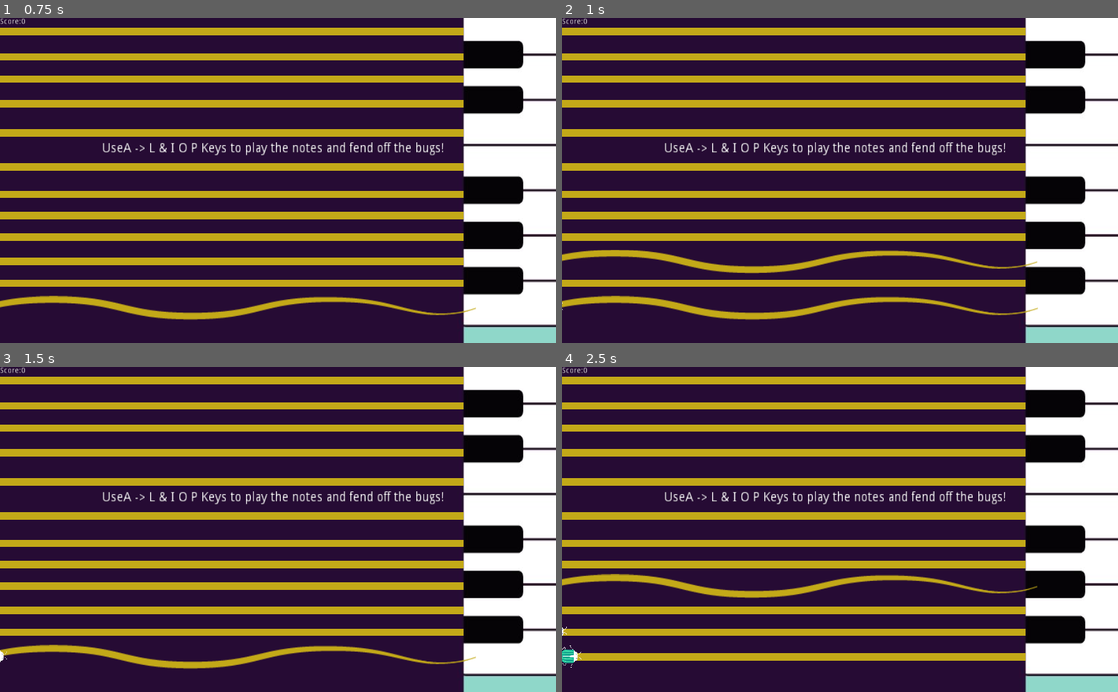
Above: before the commit, frames 1-4 (two rows, left to right).
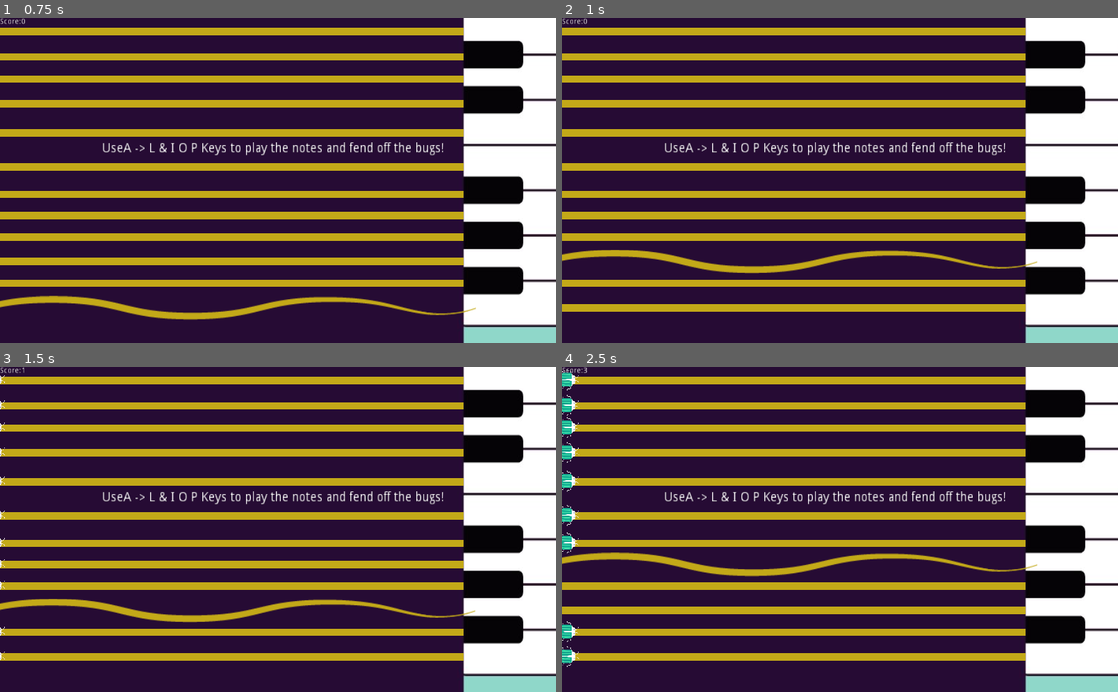
Above: after the commit, the same moments.

Repository: CodingMax/MelodyDefense
Game: Godot game, scene res://World.tscn
Same seed, same stepped clock (60 frames per second), same inputs: the game is played once before the commit and once after it. Sound files missing from this copy of the repository are replaced by a short silence.
Inputs (mouse positions are in pixels of both pictures, inside the frame that each line leads up to):
- Up to frame 1 (0.75 s): tap Enter at 0.5 s; move the mouse to (400, 164) at 0.52 s; tap A (a) at 0.6 s; click (400, 164) at 0.67 s
- Up to frame 2 (1 s): tap D (d) at 0.8 s
- Up to frame 3 (1.5 s): move the mouse to (166, 545) at 1.27 s; tap D (d) at 1.35 s; click (166, 545) at 1.42 s
- Up to frame 4 (2.5 s): tap F (f) at 1.55, 2.1 s; move the mouse to (895, 458) at 2.02 s; click (895, 458) at 2.17 s; tap G (g) at 2.3 s

Frame 1 is identical in both runs. In frame 2, 2.9% of the frame differs, in the area x 0-86%, y 85-93%; in frame 3, 5.9%; in frame 4, 6.7%, in the area x 0-86%, y 0-93%.

Commit message:
fix: bugs (Strings not returning to idle porperly

Diff:
--- a/World.gd
+++ b/World.gd
@@ -5,24 +5,24 @@
 # var a = 2
 # var b = "text"
 #var timer = 0
-var EnemySpawn= preload("res://EnemySpawn.tscn")
-var Tower= preload("res://Tower.tscn")
-var level = 12
-var saiten
-var count
+#var EnemySpawn= preload("res://EnemySpawn.tscn")
+#var Tower= preload("res://Tower.tscn")
+#var level = 12
+#var saiten
+#var count
 var enemys
 # Called when the node enters the scene tree for the first time.
-func loadTowers():
-	saiten = get_tree().get_nodes_in_group("Saiten")
-	count = 0
-	for i in saiten:
-		count += 1
-		var newEnemySpawn = EnemySpawn.instance()
-		add_child(newEnemySpawn)
-		newEnemySpawn.id = count
-		newEnemySpawn.global_position = Vector2(-25, i.global_position.y)
-		newEnemySpawn.add_to_group("enemySpawns")
-#	for number in level:
+#func loadTowers():
+#	saiten = get_tree().get_nodes_in_group("Saiten")
+#	count = 0
+#	for i in saiten:
+#		count += 1
+#		var newEnemySpawn = EnemySpawn.instance()
+#		add_child(newEnemySpawn)
+#		newEnemySpawn.id = count
+#		newEnemySpawn.global_position = Vector2(-25, i.global_position.y)
+#		newEnemySpawn.add_to_group("enemySpawns")
+##	for number in level:
 #		var newTower = Tower.instance()
 #		add_child(newTower)
 #		newTower.number = count
--- a/saiten.gd
+++ b/saiten.gd
@@ -10,10 +10,10 @@
 var score
 
 var timer = 0.0
-
+var timer2 = 0.0
 var enemyNumber
 var spawnTime
-var spawnTimes
+var 	spawnTimes = [1, 4, 6, 10, 15, 12]
 var spawnEnd
 
 var sound
@@ -25,33 +25,35 @@
 	id = int(self.name.replace("Saite", ""))
 	print(id)
 	loadSound()
+	spawnEnd = spawnTimes.size()
 	initialize(id)
 
 func initialize(num):
 	key = number_to_key(num)
 	timer = 0
 	enemyNumber = 0
-	spawnTimes = [1, 4, 6, 10, 15, 12]
-	spawnEnd = spawnTimes.size()
 
 func _process(delta):
-	if self.playing:
-		timer += delta
-		if timer > 2:
-			print("Stop")
-			self.frame = 0
-			self.stop()
-			self.play("idle")
-			timer = 0
+	if self.animation == "swinging":
+		if self.is_playing():
+			timer2 += delta
+			if timer2 > 0.3:
+				print("Stop")
+				#self.frame = 0
+				#self.stop()
+				self.play("idle")
+				self.stop()
+				timer2 = 0
 	if Input.is_action_just_pressed(key):
 		shoot()
 	enemyClock(delta)
 
 func shoot():
-	self.stop()
-	self.play("swinging")
+	if self.is_playing():
+		self.stop()
+	else: self.play("swinging")
 	player.play()
-	if get_child_count() != 0:
+	if get_child_count() >= 0:
 		#print(get_child_count())
 		for child in get_children():
 			if child.is_in_group("enemys") :
@@ -63,7 +65,7 @@
 	timer += delta
 	if enemyNumber == spawnEnd:
 		enemyNumber = 0
-	spawnTime = spawnTimes[enemyNumber]*id
+	spawnTime = spawnTimes[enemyNumber]#*id
 	if timer > spawnTime:
 		#print(enemyNumber)
 		spawnEnemy()
@@ -73,21 +75,14 @@
 func spawnEnemy():
 		var newEnemy = Enemy.instance()
 		add_child(newEnemy)
+		print(id)
 		newEnemy.global_position = Vector2(-25, self.global_position.y)
 		newEnemy.add_to_group("enemys")
 
-func _on_Saite_body_entered(body):
-	if body.is_in_group("enemys"):
-		body.queue_free()
-		score = get_node("../../Score").score
-		if score >= 20:
-			get_node("../../Score").score -= 20
-			#print("Treffer!")
-		else: gameOver()
 
 func gameOver():
 	print("GameOver")
-	get_node("../GameOver").visible = true
+	get_node("../../GameOver").visible = true
 
 func number_to_key(n):
 	match n:
@@ -112,3 +107,13 @@
 	player.volume_db = -20
 	player.pitch_scale =  id*(0.08333333) + 0.5
 	print("Sound loaded")
+
+
+func _on_Collision_body_entered(body):
+		if body.is_in_group("enemys"):
+			body.queue_free()
+			score = get_node("../../Score").score
+		if score >= 20:
+			get_node("../../Score").score -= 20
+			#print("Treffer!")
+		else: gameOver()
